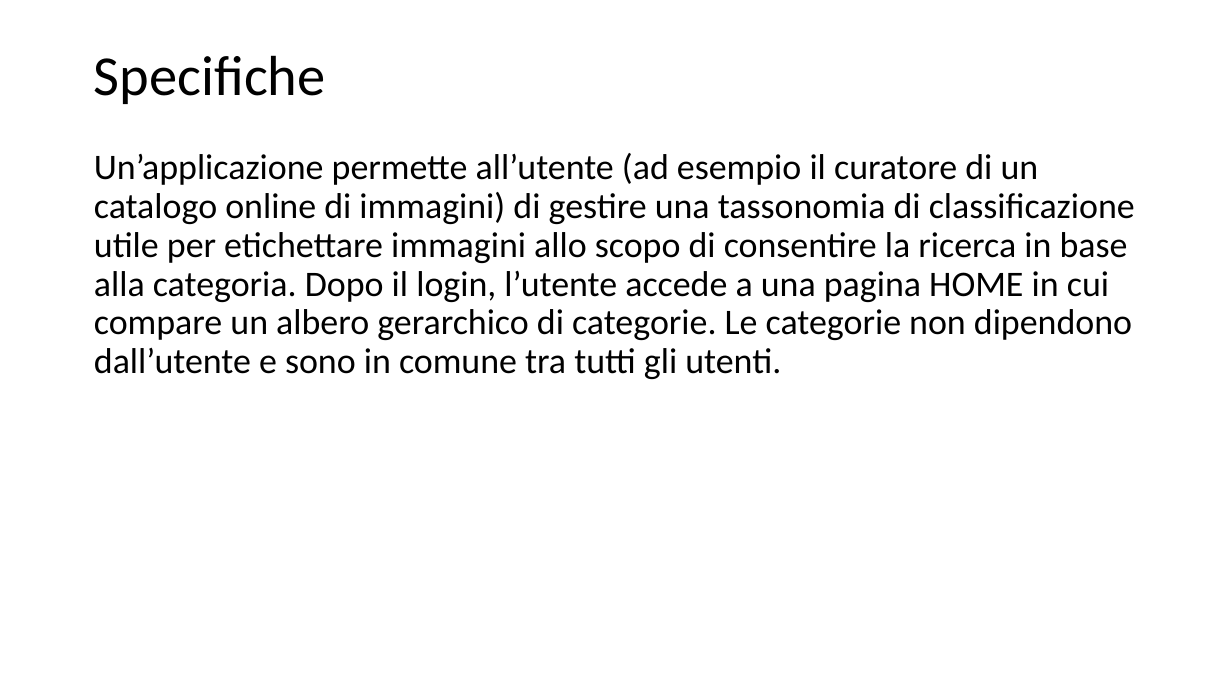
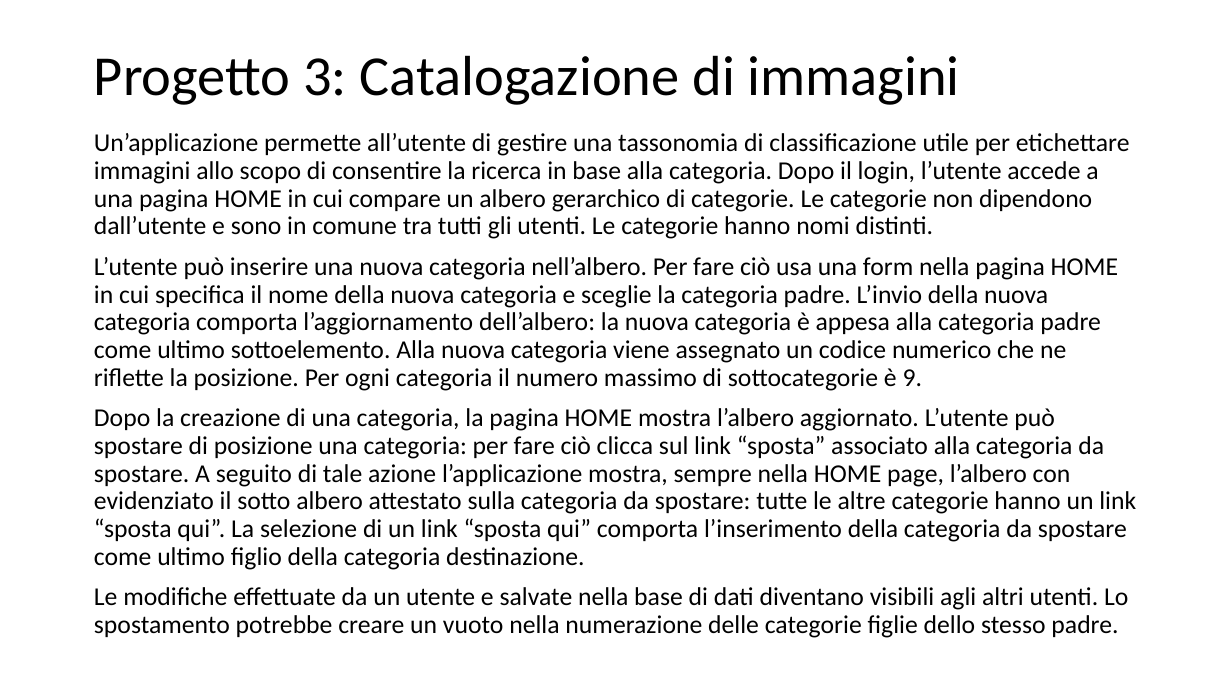
Before and after one commit to Trixyz28/TIW-ImgCatalog, a slide deck: slide 2 of Documents/TIWProject.pptx. Drawn at 1232x693 pixels with LibreOffice and Linux fonts; fonts in the diff are those of the drawing. Boxes give left, top, right and bottom in pixels: in the first picture for what was removed or moved away, otherwise in the second. Text is boxed around its words. In the diff, an @@ line names an element or a change of style, - is before the commit and + after.

Commit message:
Login phase init

```diff
--- a/Documents/TIWProject.pptx
+++ b/Documents/TIWProject.pptx
@@ title at <box>94,55,960,105</box>: text changed @@
-Specifiche
+Progetto 3: Catalogazione di immagini
@@ text at <box>94,133,1136,638</box>: text changed; size 28 to 20 pt @@
-Un’applicazione permette all’utente (ad esempio il curatore di un catalogo online di immagini) di gestire una tassonomia di classificazione utile per etichettare immagini allo scopo di consentire la ricerca in base alla categoria. Dopo il login, l’utente accede a una pagina HOME in cui compare un albero gerarchico di categorie. Le categorie non dipendono dall’utente e sono in comune tra tutti gli utenti.
+Un’applicazione permette all’utente di gestire una tassonomia di classificazione utile per etichettare immagini allo scopo di consentire la ricerca in base alla categoria. Dopo il login, l’utente accede a una pagina HOME in cui compare un albero gerarchico di categorie. Le categorie non dipendono dall’utente e sono in comune tra tutti gli utenti. Le categorie hanno nomi distinti.
+L’utente può inserire una nuova categoria nell’albero. Per fare ciò usa una form nella pagina HOME in cui specifica il nome della nuova categoria e sceglie la categoria padre. L’invio della nuova categoria comporta l’aggiornamento dell’albero: la nuova categoria è appesa alla categoria padre come ultimo sottoelemento. Alla nuova categoria viene assegnato un codice numerico che ne riflette la posizione. Per ogni categoria il numero massimo di sottocategorie è 9.
+Dopo la creazione di una categoria, la pagina HOME mostra l’albero aggiornato. L’utente può spostare di posizione una categoria: per fare ciò clicca sul link “sposta” associato alla categoria da spostare. A seguito di tale azione l’applicazione mostra, sempre nella HOME page, l’albero con evidenziato il sotto albero attestato sulla categoria da spostare: tutte le altre categorie hanno un link “sposta qui”. La selezione di un link “sposta qui” comporta l’inserimento della categoria da spostare come ultimo figlio della categoria destinazione.
+Le modifiche effettuate da un utente e salvate nella base di dati diventano visibili agli altri utenti. Lo spostamento potrebbe creare un vuoto nella numerazione delle categorie figlie dello stesso padre.
```
Also in this commit, not shown: 1 other slide changed, 10 slides added, 6 other files.
